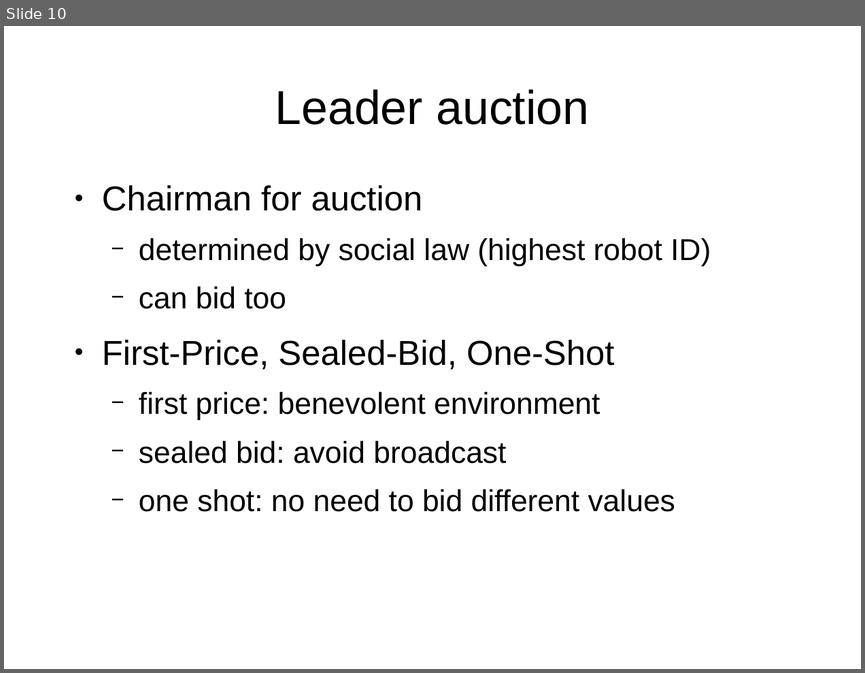
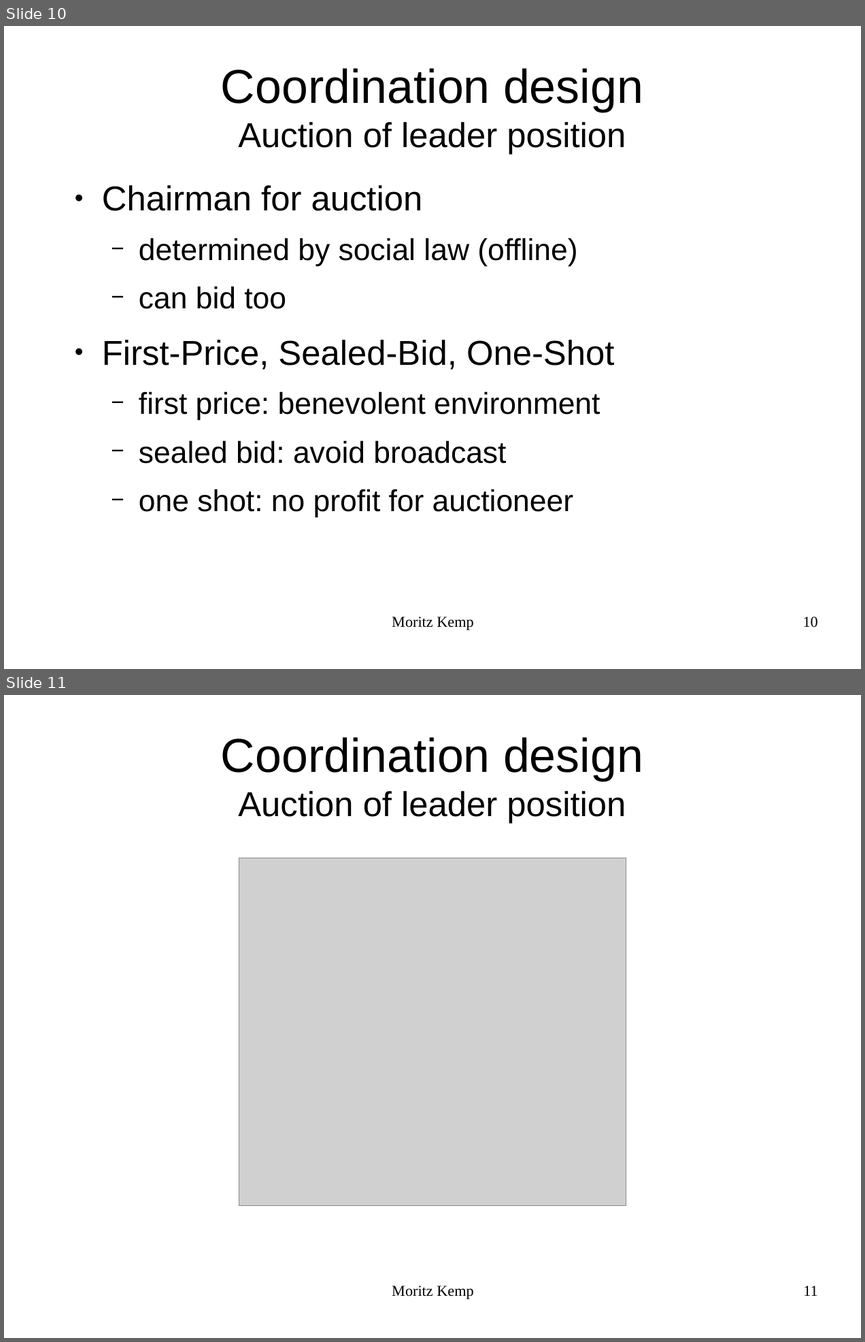
Before and after one commit to MoritzKemp/smartFactory, a slide deck: documentation/presentation_2.odp. Shown one above the other, each under a label of ours: slide 10 before the commit, slides 10 and 11 after it. The pictures are 865x673 and 865x1342 pixels, drawn with LibreOffice and Linux fonts; fonts in the diff are those of the drawing; grey boxes stand for pictures. Boxes give left, top, right and bottom in pixels: in the first picture for what was removed or moved away, otherwise in the second. Text is boxed around its words. In the diff, an @@ line names an element or a change of style, - is before the commit and + after.

```diff
--- a/documentation/presentation_2.odp
+++ b/documentation/presentation_2.odp
@@ slide 11 added at bbox=[4, 695, 861, 1338], background #FFFFFF @@
@@ title added at bbox=[221, 737, 643, 824], 32 pt, text #000000 @@
+Coordination design
+Auction of leader position
@@ picture added at bbox=[239, 858, 626, 1206] @@
@@ text added at bbox=[392, 1285, 473, 1299], 14 pt, text #000000 @@
+Moritz Kemp
@@ page number added at bbox=[803, 1285, 817, 1295], 14 pt, text #000000 @@
+11
@@ slide 10 changed as well @@
@@ title at bbox=[221, 68, 643, 155]: text changed; size 44 to 32 pt @@
-Leader auction
+Coordination design
+Auction of leader position
@@ text at bbox=[139, 237, 577, 266]: text changed @@
-  − determined by social law (highest robot ID)
+  − determined by social law (offline)
@@ text at bbox=[139, 488, 573, 517]: text changed @@
-  − one shot: no need to bid different values
+  − one shot: no profit for auctioneer
@@ text added at bbox=[392, 616, 473, 630], 14 pt, text #000000 @@
+Moritz Kemp
@@ page number added at bbox=[803, 616, 818, 627], 14 pt, text #000000 @@
+10
```
Also in this commit, not shown: 2 other slides changed, 9 other slides added, 9 slides removed, 14 other files.
